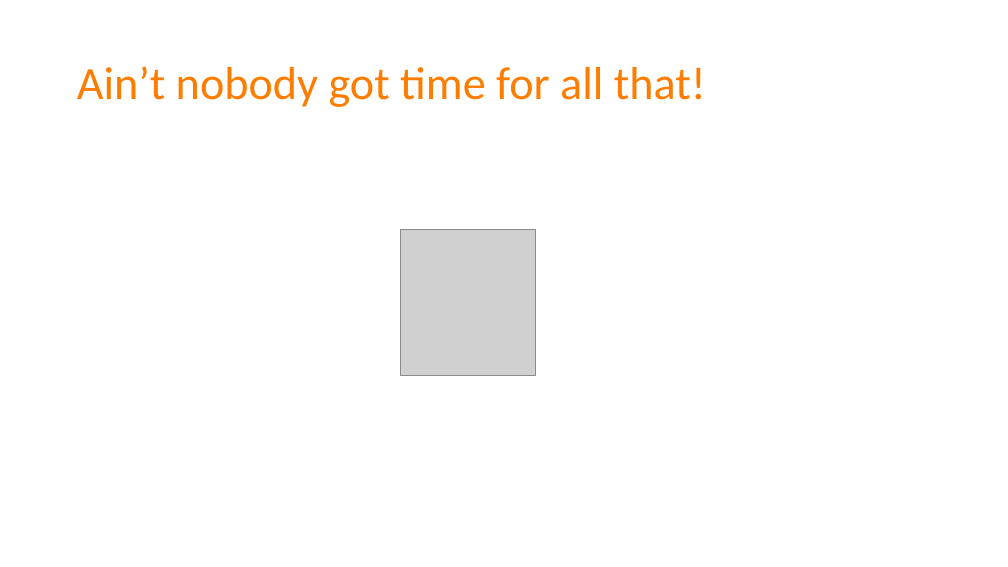
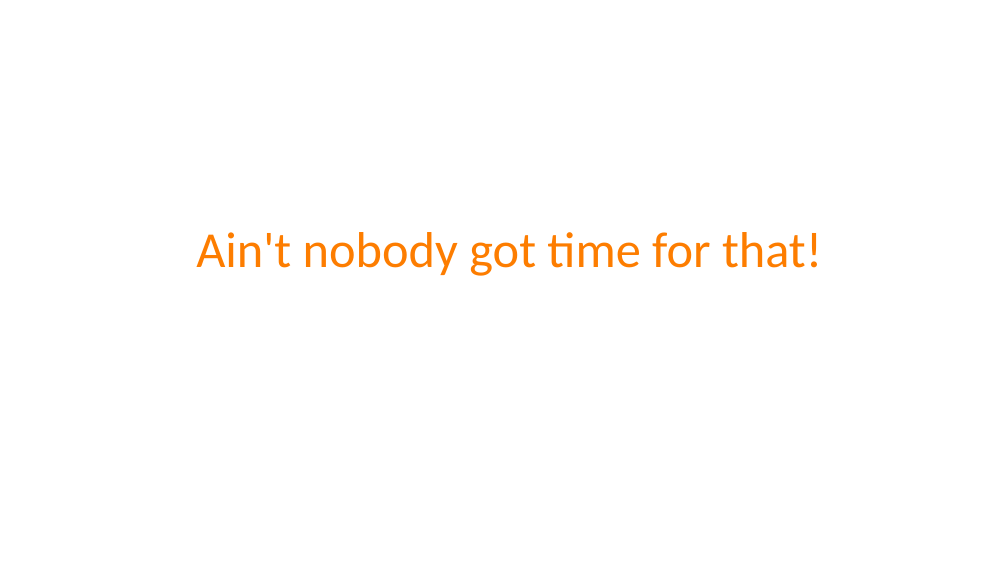
Before and after one commit to spetryjohnson/Talk-Patterns_of_Effective_Test_Setup, a slide deck: slide 24 of POETS - CodeMash 2017.pptx (slide 27 before the commit). Drawn at 1008x567 pixels with LibreOffice and Linux fonts; fonts in the diff are those of the drawing; grey boxes stand for pictures. Boxes give left, top, right and bottom in pixels: in the first picture for what was removed or moved away, otherwise in the second. Text is boxed around its words. In the diff, an @@ line names an element or a change of style, - is before the commit and + after.

```diff
--- a/POETS - CodeMash 2017.pptx
+++ b/POETS - CodeMash 2017.pptx
@@ title at [196, 232, 822, 276]: text changed; size 44 to 48 pt @@
-Ain’t nobody got time for all that!
+Ain't nobody got time for that!
@@ picture removed at [401, 229, 535, 376] @@
```
Also in this commit, not shown: 69 other slides changed, 4 slides removed, 1 other file.
